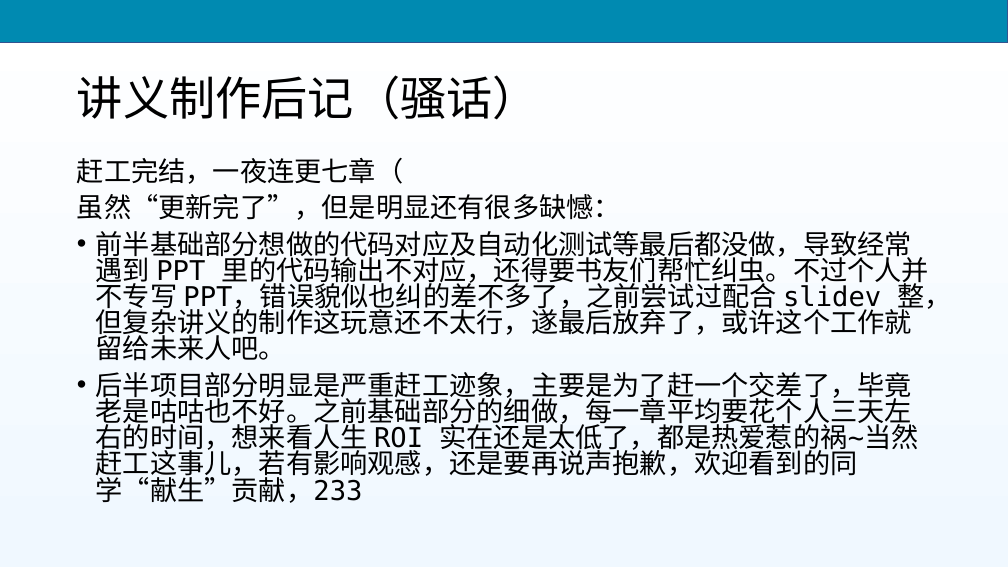
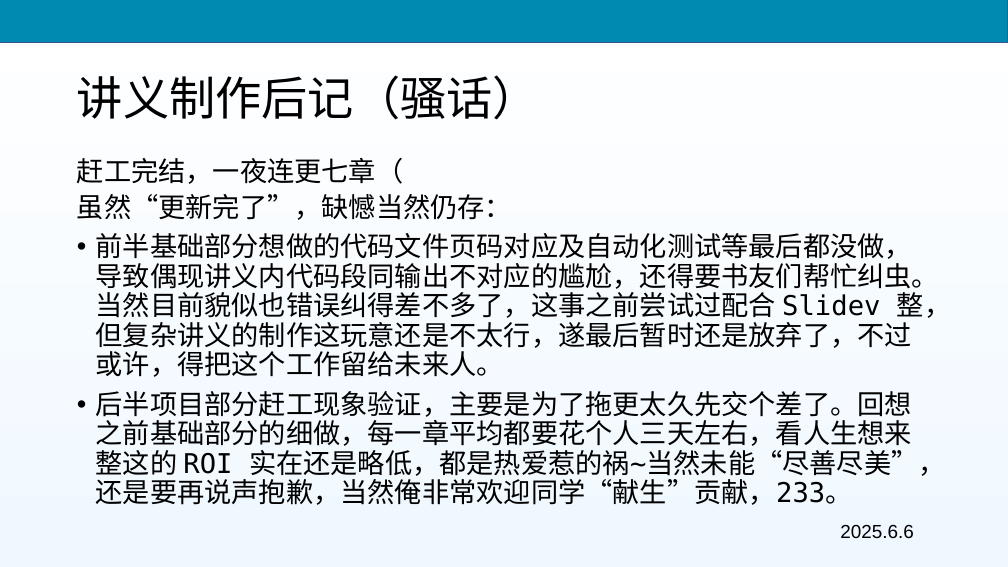
Before and after one commit to Superoldman96/pcc_3e_slides, a slide deck: slide 12 of PPT/chapter20.pptx. Drawn at 1008x567 pixels with LibreOffice and Linux fonts; fonts in the diff are those of the drawing; background and template pictures are left out. Boxes give left, top, right and bottom in pixels: in the first picture for what was removed or moved away, otherwise in the second. Text is boxed around its words. In the diff, an @@ line names an element or a change of style, - is before the commit and + after.

```diff
--- a/PPT/chapter20.pptx
+++ b/PPT/chapter20.pptx
@@ text at [77,194,951,505]: text changed @@
-虽然“更新完了”，但是明显还有很多缺憾：
-• 前半基础部分想做的代码对应及自动化测试等最后都没做，导致经常遇到 PPT 里的代码输出不对应，还得要书友们帮忙纠虫。不过个人并不专写 PPT，错误貌似也纠的差不多了，之前尝试过配合 slidev 整，但复杂讲义的制作这玩意还不太行，遂最后放弃了，或许这个工作就留给未来人吧。
-• 后半项目部分明显是严重赶工迹象，主要是为了赶一个交差了，毕竟老是咕咕也不好。之前基础部分的细做，每一章平均要花个人三天左右的时间，想来看人生 ROI 实在还是太低了，都是热爱惹的祸~当然赶工这事儿，若有影响观感，还是要再说声抱歉，欢迎看到的同学“献生”贡献，233
+虽然“更新完了”，缺憾当然仍存：
+• 前半基础部分想做的代码文件页码对应及自动化测试等最后都没做，导致偶现讲义内代码段同输出不对应的尴尬，还得要书友们帮忙纠虫。当然目前貌似也错误纠得差不多了，这事之前尝试过配合 Slidev 整，但复杂讲义的制作这玩意还是不太行，遂最后暂时还是放弃了，不过或许，得把这个工作留给未来人。
+• 后半项目部分赶工现象验证，主要是为了拖更太久先交个差了。回想之前基础部分的细做，每一章平均都要花个人三天左右，看人生想来整这的 ROI 实在还是略低，都是热爱惹的祸~当然未能“尽善尽美”，还是要再说声抱歉，当然俺非常欢迎同学“献生”贡献，233。
@@ text added at [840,524,914,538], 18 pt, text #000000 @@
+2025.6.6
```
Also in this commit, not shown: 1 other file.
